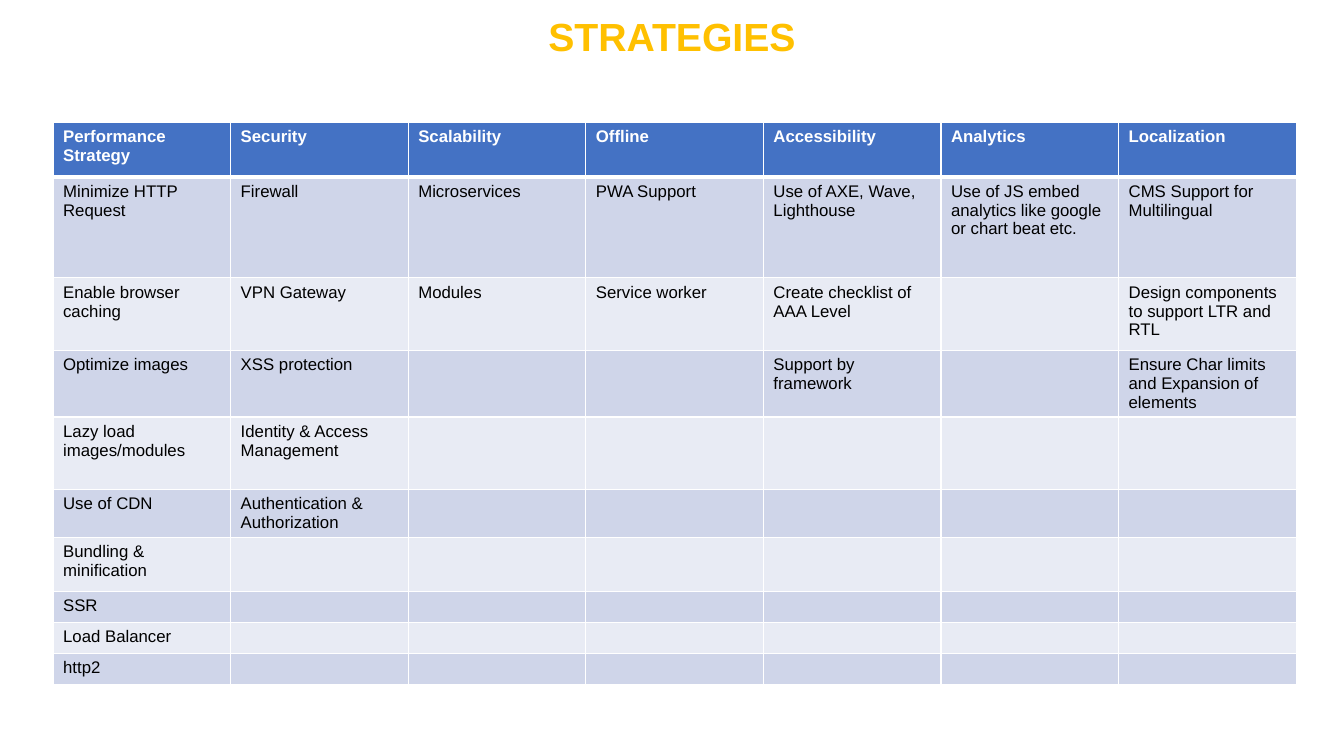
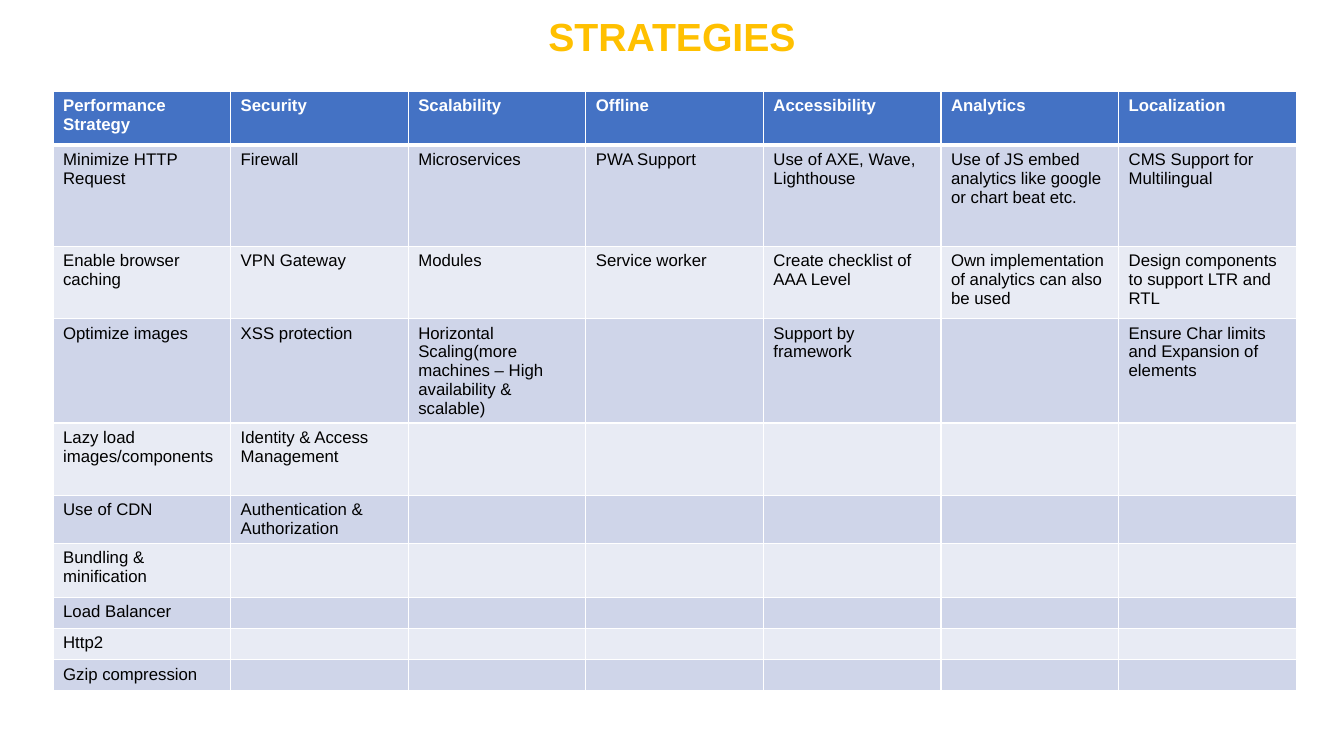
Before and after one commit to nikhil2288/casestudy, a slide deck: slide 12 of CASE_STUDY_RACING_COMPANY.pptx (slide 8 before the commit). Drawn at 1344x756 pixels with LibreOffice and Linux fonts; fonts in the diff are those of the drawing. Boxes give left, top, right and bottom in pixels: in the first picture for what was removed or moved away, otherwise in the second. Text is boxed around its words. In the diff, an @@ line names an element or a change of style, - is before the commit and + after.

```diff
--- a/CASE_STUDY_RACING_COMPANY.pptx
+++ b/CASE_STUDY_RACING_COMPANY.pptx
@@ table at <box>53,91,1296,718</box> @@
-row 3, column 6: 
+row 3, column 6: Own implementation of analytics can also be used
-row 4, column 3: 
+row 4, column 3: Horizontal Scaling(more machines – High availability & scalable)
-row 5, column 1: Lazy load images/modules
+row 5, column 1: Lazy load images/components
-row 8: SSR |  |  |  |  |  | 
-row 10: http2 |  |  |  |  |  | 
+row 9: Http2 |  |  |  |  |  | 
+row 10: Gzip compression |  |  |  |  |  | 
@@ table: place and size @@
-table at <box>53,123,1296,710</box>
+table at <box>53,91,1296,718</box>
```
Also in this commit, not shown: 4 other slides changed, 6 slides added.
